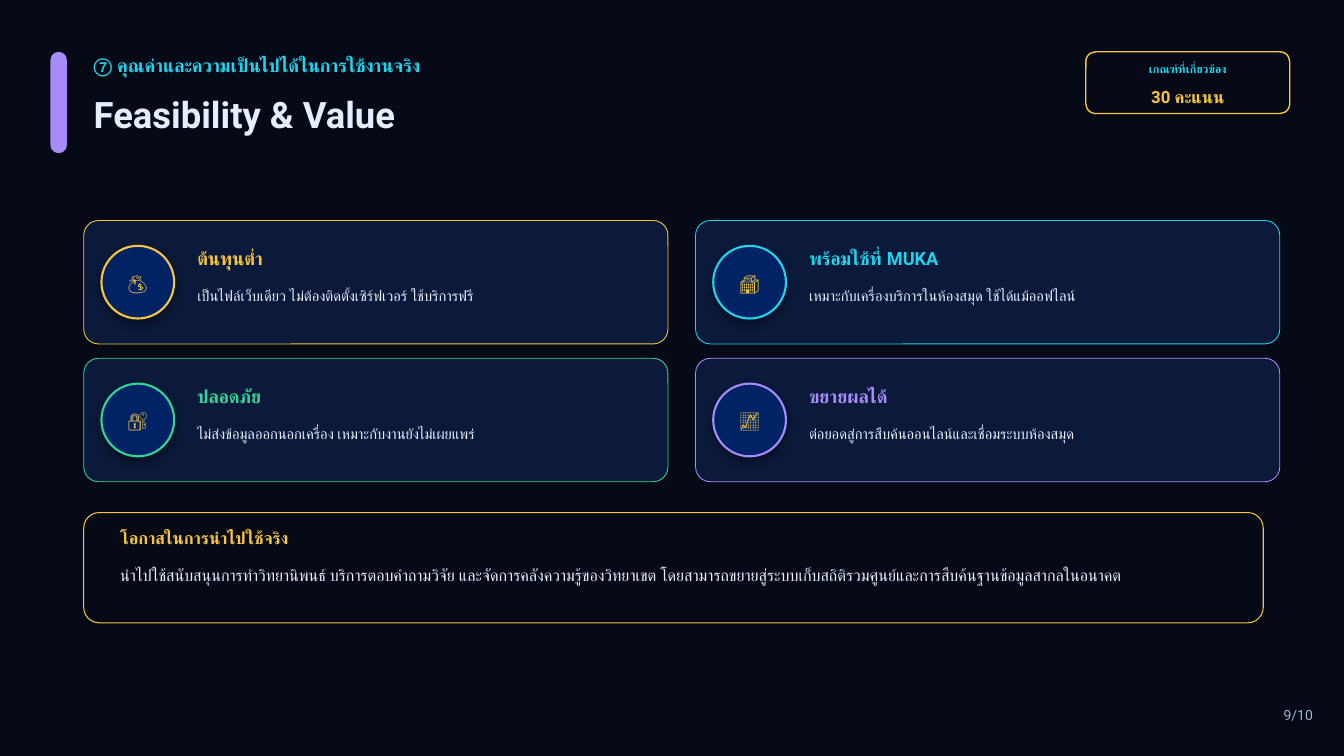
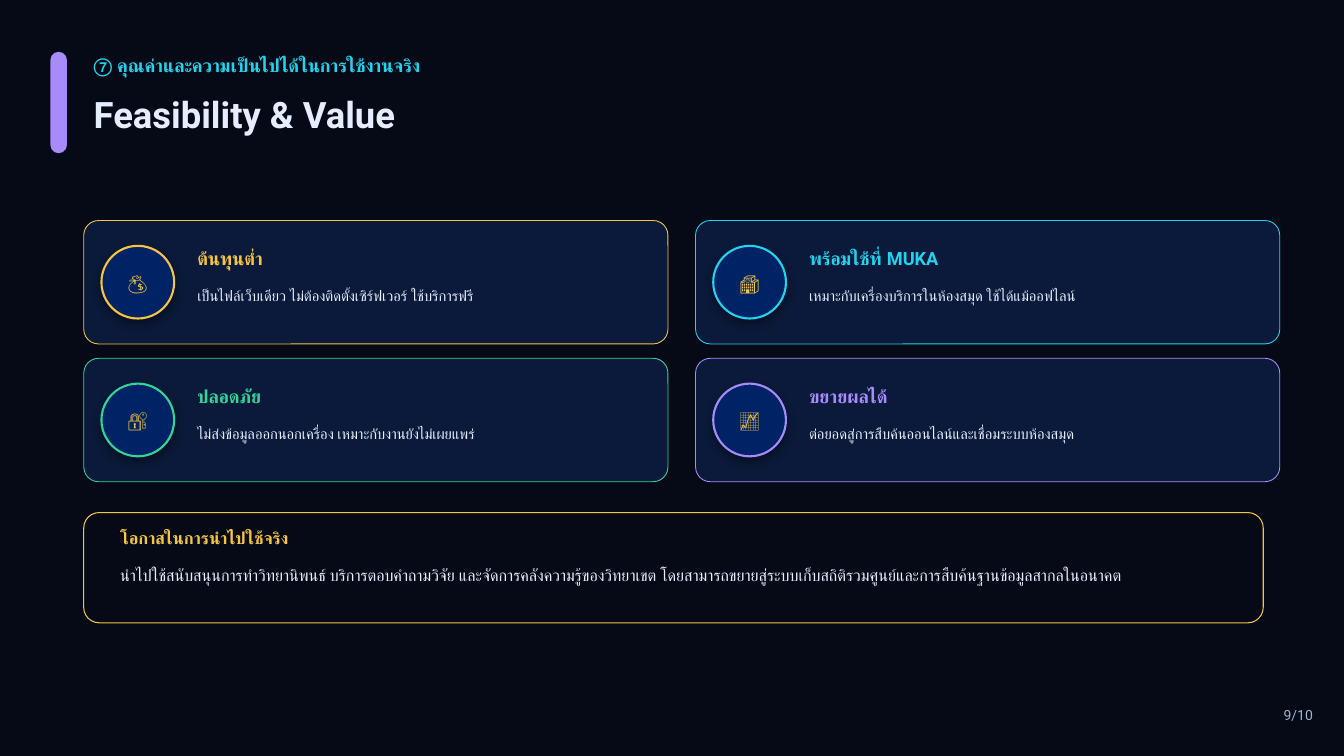
Before and after one commit to kanchanathsao-crypto/lika-lit-review-helper-, a slide deck: slide 9 of LIKA_Concept_Paper.pptx. Drawn at 1344x756 pixels with LibreOffice and Linux fonts; fonts in the diff are those of the drawing. Boxes give left, top, right and bottom in pixels: in the first picture for what was removed or moved away, otherwise in the second. Text is boxed around its words. In the diff, an @@ line names an element or a change of style, - is before the commit and + after.

```diff
--- a/LIKA_Concept_Paper.pptx
+++ b/LIKA_Concept_Paper.pptx
@@ rounded rectangle removed at <box>1086,51,1290,113</box> @@
@@ text removed at <box>1149,64,1227,73</box> @@
-เกณฑ์ที่เกี่ยวข้อง
@@ text removed at <box>1151,91,1225,104</box> @@
-30 คะแนน
```
Also in this commit, not shown: 4 other slides changed, 1 other file.
